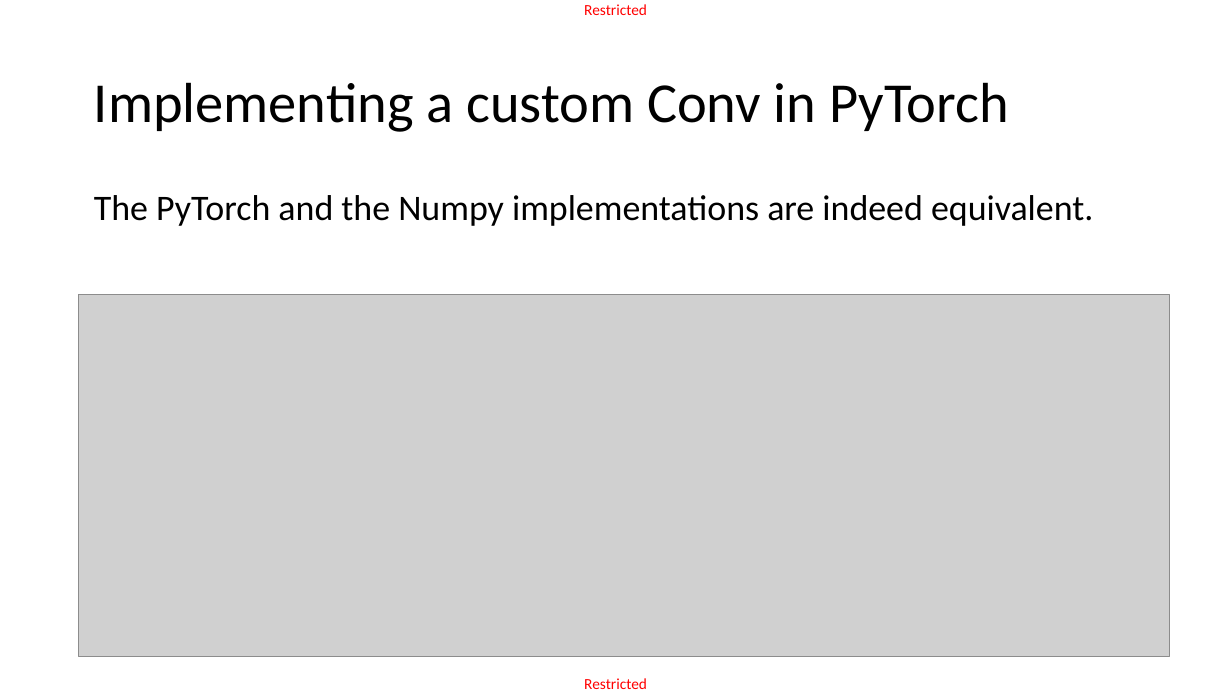
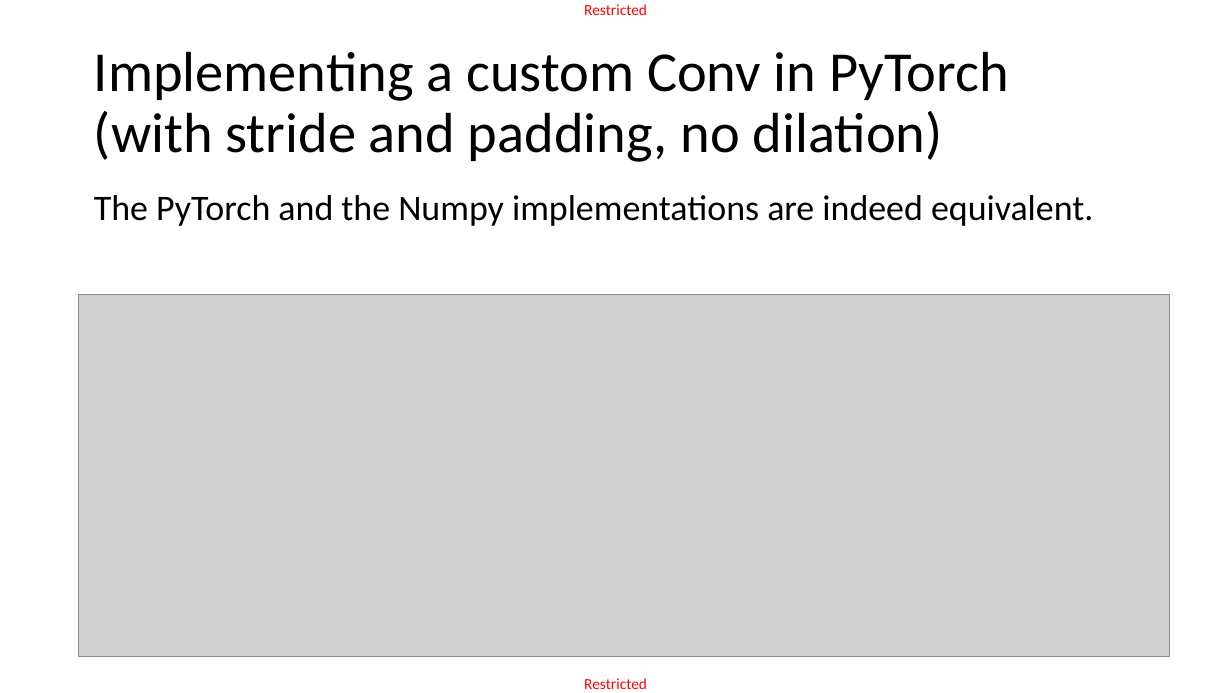
Before and after one commit to matthieudemari/SUTD_DL_50_039, a slide deck: slide 58 of W4/1. W4S1 final/W4S1.pptx (slide 56 before the commit). Drawn at 1232x693 pixels with LibreOffice and Linux fonts; fonts in the diff are those of the drawing; grey boxes stand for pictures. Boxes give left, top, right and bottom in pixels: in the first picture for what was removed or moved away, otherwise in the second. Text is boxed around its words. In the diff, an @@ line names an element or a change of style, - is before the commit and + after.

```diff
--- a/W4/1. W4S1 final/W4S1.pptx
+++ b/W4/1. W4S1 final/W4S1.pptx
@@ title at (94,51,1009,162): text changed @@
-Implementing a custom Conv in PyTorch
+Implementing a custom Conv in PyTorch
+(with stride and padding, no dilation)
```
Also in this commit, not shown: 10 other slides changed, 2 slides added, 2 other files.
